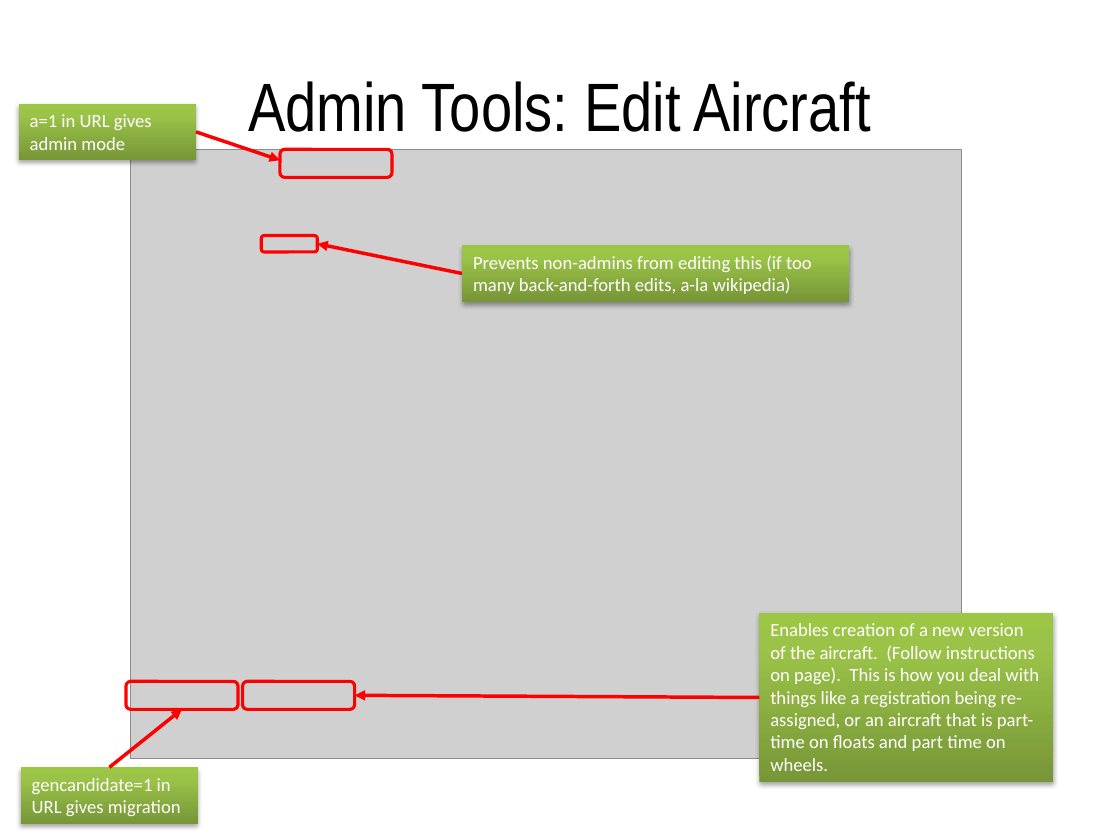
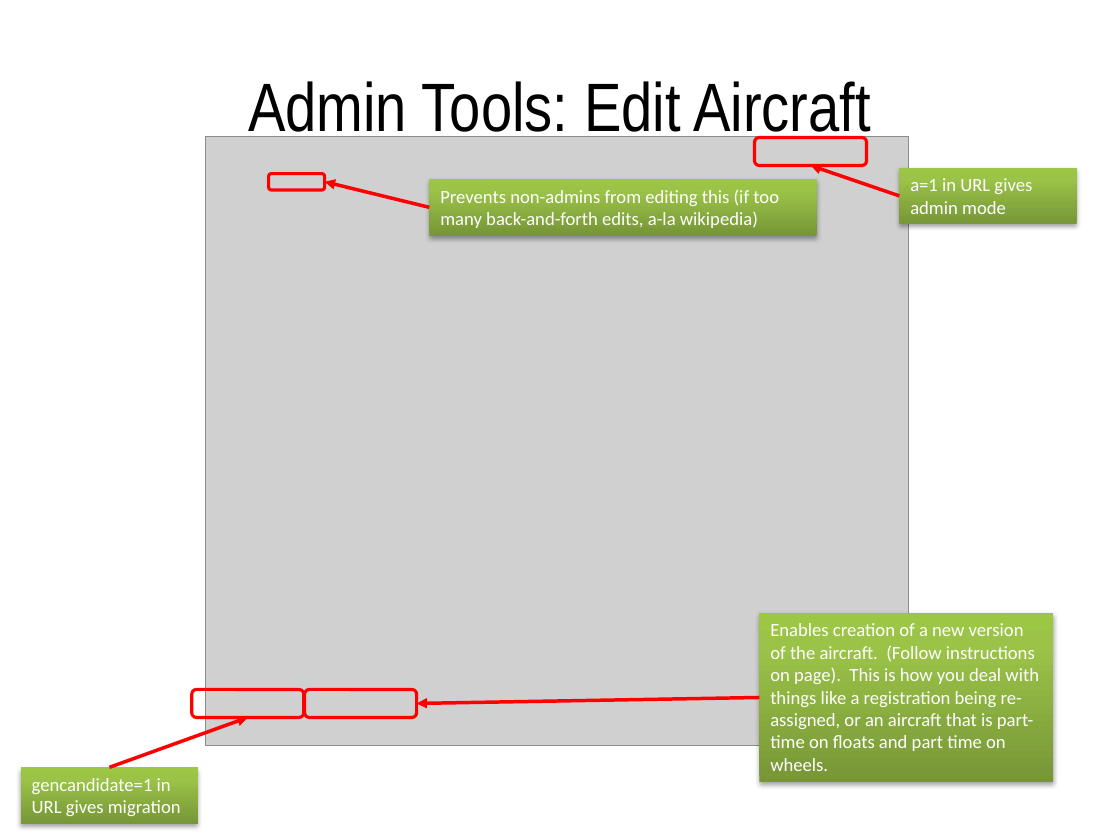
Before and after one commit to ericberman/MyFlightbookWeb, a slide deck: slide 21 of MyFlightbook.Web/Private/MyFlightbook Admin Tools.pptx (slide 19 before the commit). Drawn at 1120x840 pixels with LibreOffice and Linux fonts; fonts in the diff are those of the drawing; grey boxes stand for pictures; background and template pictures are left out. Boxes give left, top, right and bottom in pixels: in the first picture for what was removed or moved away, otherwise in the second. Text is boxed around its words. In the diff, an @@ line names an element or a change of style, - is before the commit and + after.

Commit message:
Update admin tools powerpoint

```diff
--- a/MyFlightbook.Web/Private/MyFlightbook Admin Tools.pptx
+++ b/MyFlightbook.Web/Private/MyFlightbook Admin Tools.pptx
@@ picture: place and size @@
-picture at box(131, 149, 962, 758)
+picture at box(205, 137, 908, 745)
@@ rounded rectangle: place and size @@
-rounded rectangle at box(280, 149, 392, 177)
+rounded rectangle at box(755, 138, 867, 166)
@@ rounded rectangle: place and size @@
-rounded rectangle at box(261, 235, 317, 252)
+rounded rectangle at box(269, 174, 325, 190)
@@ rectangle "Prevents non-admins from editing this ...": place and size @@
-rectangle "Prevents non-admins from editing this ..." at box(461, 245, 849, 301)
+rectangle "Prevents non-admins from editing this ..." at box(429, 179, 816, 235)
@@ arrow moved from (196, 132) - (280, 160) to (899, 196) - (811, 166) @@
@@ rectangle "a=1 in URL gives admin ...": place and size @@
-rectangle "a=1 in URL gives admin ..." at box(19, 104, 196, 160)
+rectangle "a=1 in URL gives admin ..." at box(899, 168, 1076, 224)
@@ arrow moved from (461, 273) - (317, 244) to (429, 207) - (325, 181) @@
@@ arrow moved from (110, 767) - (181, 709) to (110, 767) - (248, 718) @@
@@ rounded rectangle: place and size @@
-rounded rectangle at box(125, 681, 237, 709)
+rounded rectangle at box(192, 690, 304, 718)
@@ rounded rectangle: place and size @@
-rounded rectangle at box(243, 681, 355, 709)
+rounded rectangle at box(305, 690, 417, 718)
@@ arrow moved from (759, 698) - (355, 696) to (759, 698) - (417, 703) @@
```
Also in this commit, not shown: 11 other slides changed, 4 slides added.
